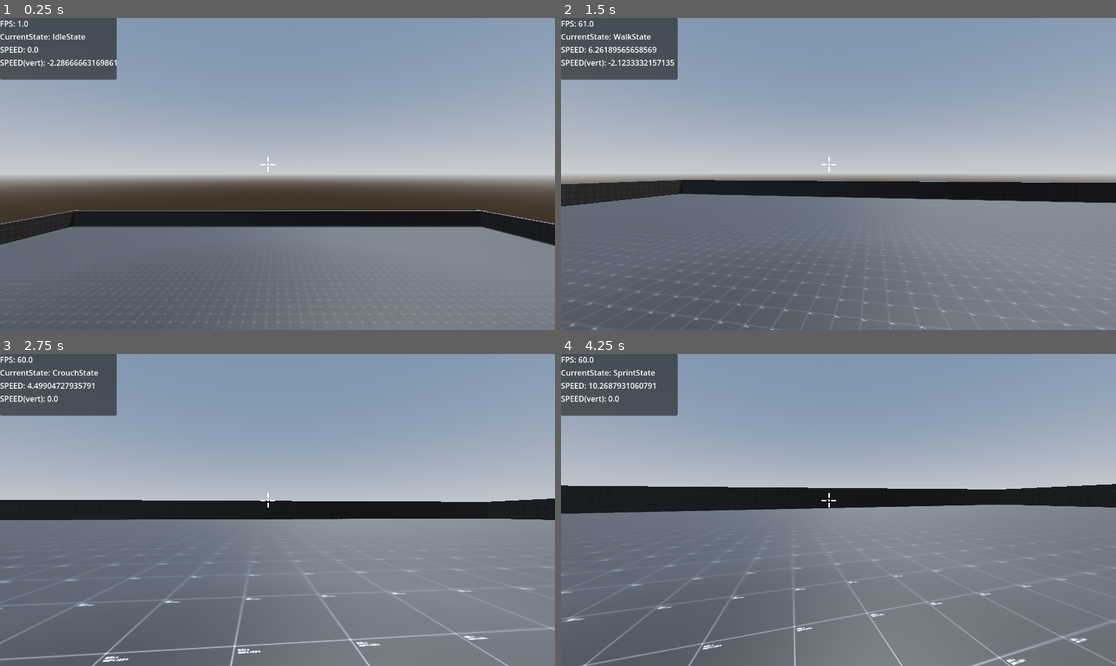
Above: before the commit, frames 1-4 (two rows, left to right).
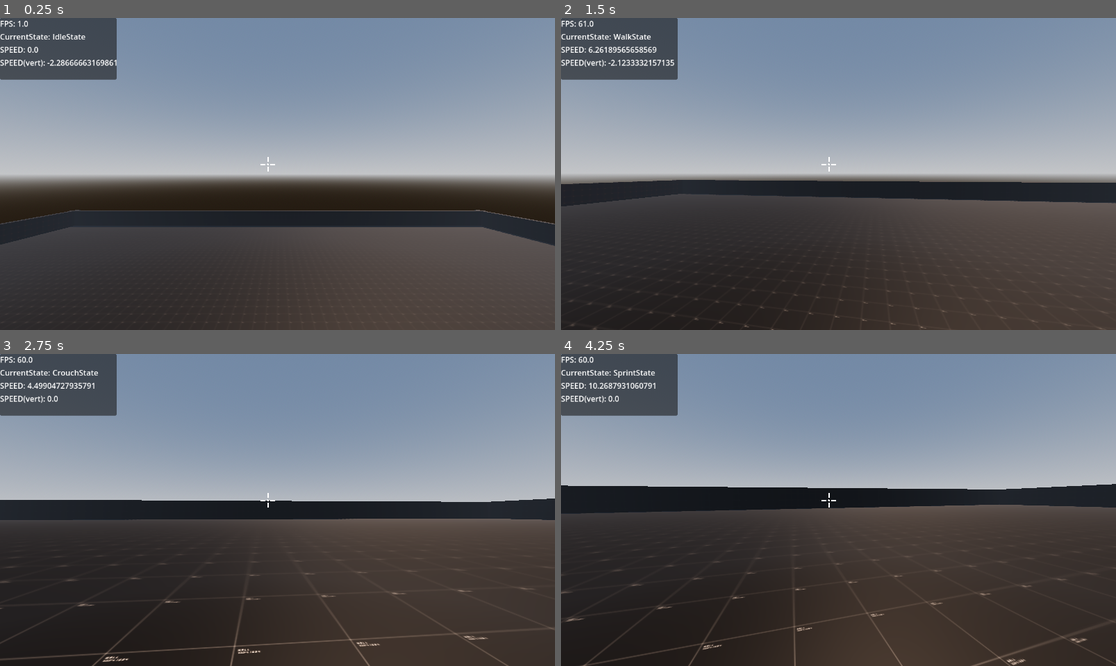
Above: after the commit, the same moments.

Repository: indieAYUSH/Godot-4.X-FPS-CONTROLLER-WITH-STATE-MACHINE-AND-INTERACTION-SYSTEM
Game: Godot game, scene res://Demo/prototyping_demo.tscn
The game is run twice, just before and just after one commit, with the same random seed, the same clock (stepped at 60 frames per second) and the same inputs.
Inputs (mouse positions are in pixels of both pictures, inside the frame that each line leads up to):
- Up to frame 1 (0.25 s): no input
- Up to frame 2 (1.5 s): move the mouse to (866, 174) at 0.52 s; hold W (forward) from 0.53 s (still down); tap X (Dash) at 0.6 s; tap Space (jump) at 0.77 s; move the mouse to (810, 174) at 1.27 s; tap S (baackward) at 1.35 s
- Up to frame 3 (2.75 s): keep holding W (forward); tap Space (jump) at 1.52 s; move the mouse to (288, 503) at 2.02 s; hold C (crouch) from 2.03 s (still down)
- Up to frame 4 (4.25 s): keep holding W (forward); move the mouse to (832, 516) at 2.77 s; release C (crouch) at 2.78 s; tap E (interact) at 2.85 s; tap Space (jump) at 3.02, 3.77 s; move the mouse to (877, 513) at 3.52 s; hold Shift (sprint) from 3.53 s (still down)

The runs differ from the first frame. In frame 1, 38% of the frame differs, in the area x 0-100%, y 54-100%; in frame 2, 42%; in frame 3, 47%; in frame 4, 50%, in the area x 0-100%, y 48-100%.

Commit message:
Dual_way_door_scene_setup

Diff:
--- /dev/null
+++ b/(-fsm)--fpp-controller-v2/Demo/enviroment_object/dual_way_door.tscn
@@ -0,0 +1,121 @@
+[gd_scene load_steps=13 format=3 uid="uid://dyci3vj4srr0l"]
+
+[ext_resource type="Script" uid="uid://de4h7qj4u7jy3" path="res://Demo/enviroment_object/scripts/AnimatableDoors.gd" id="1_i1ibe"]
+[ext_resource type="Script" uid="uid://pdgu0t75jx23" path="res://InterractionSystem/scripts/InteractionComponent.gd" id="2_i0dpo"]
+[ext_resource type="Script" uid="uid://d0bdsxl84aamu" path="res://InterractionSystem/scripts/DoorComponenet.gd" id="3_v5sqt"]
+[ext_resource type="PackedScene" uid="uid://bmt3rgiwwe4ea" path="res://Demo/enviroment_object/door_wall.tscn" id="4_vuleh"]
+
+[sub_resource type="Animation" id="Animation_i1ibe"]
+resource_name = "open_1"
+length = 0.3
+tracks/0/type = "value"
+tracks/0/imported = false
+tracks/0/enabled = true
+tracks/0/path = NodePath(".:rotation")
+tracks/0/interp = 1
+tracks/0/loop_wrap = true
+tracks/0/keys = {
+"times": PackedFloat32Array(0, 0.3),
+"transitions": PackedFloat32Array(1, 1),
+"update": 0,
+"values": [Vector3(0, 0, 0), Vector3(0, 1.5707964, 0)]
+}
+
+[sub_resource type="Animation" id="Animation_i0dpo"]
+length = 0.001
+tracks/0/type = "value"
+tracks/0/imported = false
+tracks/0/enabled = true
+tracks/0/path = NodePath(".:rotation")
+tracks/0/interp = 1
+tracks/0/loop_wrap = true
+tracks/0/keys = {
+"times": PackedFloat32Array(0),
+"transitions": PackedFloat32Array(1),
+"update": 0,
+"values": [Vector3(0, 0, 0)]
+}
+
+[sub_resource type="Animation" id="Animation_v5sqt"]
+resource_name = "open_2"
+length = 0.3
+tracks/0/type = "value"
+tracks/0/imported = false
+tracks/0/enabled = true
+tracks/0/path = NodePath(".:rotation")
+tracks/0/interp = 1
+tracks/0/loop_wrap = true
+tracks/0/keys = {
+"times": PackedFloat32Array(0, 0.3),
+"transitions": PackedFloat32Array(1, 1),
+"update": 0,
+"values": [Vector3(0, 0, 0), Vector3(0, -1.5707964, 0)]
+}
+
+[sub_resource type="Animation" id="Animation_vuleh"]
+resource_name = "close_2"
+length = 0.3
+tracks/0/type = "value"
+tracks/0/imported = false
+tracks/0/enabled = true
+tracks/0/path = NodePath(".:rotation")
+tracks/0/interp = 1
+tracks/0/loop_wrap = true
+tracks/0/keys = {
+"times": PackedFloat32Array(0.16666667),
+"transitions": PackedFloat32Array(1),
+"update": 0,
+"values": [Vector3(0, 0, 0)]
+}
+
+[sub_resource type="AnimationLibrary" id="AnimationLibrary_ji0i7"]
+_data = {
+&"RESET": SubResource("Animation_i0dpo"),
+&"close_2": SubResource("Animation_vuleh"),
+&"open_1": SubResource("Animation_i1ibe"),
+&"open_2": SubResource("Animation_v5sqt")
+}
+
+[sub_resource type="ConvexPolygonShape3D" id="ConvexPolygonShape3D_ji0i7"]
+points = PackedVector3Array(-1.025, -1.5, -0.065, -1.025, -1.5, 0.065, -1.025, 1.5, -0.065, 1.025, -1.5, -0.065, 1.025, -1.5, 0.065, -1.025, 1.5, 0.065, 1.025, 1.5, -0.065, 1.025, 1.5, 0.065)
+
+[sub_resource type="StandardMaterial3D" id="StandardMaterial3D_cj436"]
+diffuse_mode = 3
+specular_mode = 1
+albedo_color = Color(1, 0.2784314, 0, 1)
+roughness = 0.0
+
+[sub_resource type="BoxMesh" id="BoxMesh_cj436"]
+material = SubResource("StandardMaterial3D_cj436")
+size = Vector3(2.05, 3, 0.13)
+
+[node name="Dual_Way_Door" type="Node3D"]
+
+[node name="AnimatableDoors" type="AnimatableBody3D" parent="."]
+transform = Transform3D(1, 0, 0, 0, 1, 0, 0, 0, 1, -1.1308774, 1.3748157, 0)
+script = ExtResource("1_i1ibe")
+metadata/_custom_type_script = "uid://de4h7qj4u7jy3"
+
+[node name="InteractionComponent" type="Node" parent="AnimatableDoors"]
+script = ExtResource("2_i0dpo")
+metadata/_custom_type_script = "uid://pdgu0t75jx23"
+
+[node name="DoorComponent" type="Node" parent="AnimatableDoors"]
+script = ExtResource("3_v5sqt")
+metadata/_custom_type_script = "uid://d0bdsxl84aamu"
+
+[node name="AnimationPlayer" type="AnimationPlayer" parent="AnimatableDoors"]
+libraries = {
+&"": SubResource("AnimationLibrary_ji0i7")
+}
+
+[node name="CollisionShape3D" type="CollisionShape3D" parent="AnimatableDoors"]
+transform = Transform3D(1, 0, 0, 0, 1, 0, 0, 0, 1, 1.1308774, 0.1251843, 0)
+shape = SubResource("ConvexPolygonShape3D_ji0i7")
+
+[node name="Door" type="MeshInstance3D" parent="AnimatableDoors"]
+transform = Transform3D(1, 0, 0, 0, 1, 0, 0, 0, 1, 1.1308774, 0.1251843, 0)
+mesh = SubResource("BoxMesh_cj436")
+
+[node name="DoorWall" parent="." instance=ExtResource("4_vuleh")]
+transform = Transform3D(1, 0, 0, 0, 1, 0, 0, 0, 1, 0, 2, 0)
--- a/(-fsm)--fpp-controller-v2/Demo/prototyping_demo.tscn
+++ b/(-fsm)--fpp-controller-v2/Demo/prototyping_demo.tscn
@@ -12,6 +12,7 @@
 [ext_resource type="PackedScene" uid="uid://bndf836cxq3jw" path="res://Demo/enviroment_object/ball.tscn" id="10_ty24u"]
 [ext_resource type="PackedScene" uid="uid://j082prroqfpj" path="res://Demo/rigid_boxes.tscn" id="11_jipm5"]
 [ext_resource type="PackedScene" uid="uid://byb78iggbxjwv" path="res://Demo/enviroment_object/sliding_doors.tscn" id="12_jipm5"]
+[ext_resource type="PackedScene" uid="uid://dyci3vj4srr0l" path="res://Demo/enviroment_object/dual_way_door.tscn" id="13_4exgu"]
 
 [sub_resource type="ProceduralSkyMaterial" id="ProceduralSkyMaterial_psk1g"]
 sky_horizon_color = Color(0.662243, 0.671743, 0.686743, 1)
@@ -23,7 +24,20 @@
 [sub_resource type="Environment" id="Environment_5entq"]
 background_mode = 2
 sky = SubResource("Sky_p8l25")
-tonemap_mode = 2
+ambient_light_source = 3
+ambient_light_sky_contribution = 0.28
+tonemap_mode = 3
+tonemap_white = 2.55
+glow_normalized = true
+glow_intensity = 0.54
+glow_bloom = 0.35
+glow_blend_mode = 1
+fog_enabled = true
+fog_sun_scatter = 1.0
+fog_density = 0.002
+fog_sky_affect = 0.0
+volumetric_fog_density = 0.008
+volumetric_fog_sky_affect = 0.0
 
 [sub_resource type="StandardMaterial3D" id="StandardMaterial3D_ik3e0"]
 albedo_texture = ExtResource("3_84e1l")
@@ -99,6 +113,7 @@
 
 [node name="DirectionalLight3D" type="DirectionalLight3D" parent="."]
 transform = Transform3D(-0.86602354, -0.43301603, 0.25000075, 0.043865036, 0.43227336, 0.90067524, -0.49807546, 0.7909722, -0.35536462, 0, 5.9353857, 0)
+light_color = Color(1, 0.8392764, 0.7079702, 1)
 shadow_enabled = true
 
 [node name="floor" type="Node3D" parent="."]
@@ -241,3 +256,6 @@
 
 [node name="SlidingDoors" parent="Map" instance=ExtResource("12_jipm5")]
 transform = Transform3D(1, 0, 0, 0, 1, 0, 0, 0, 1, 0, 0.48313665, 0)
+
+[node name="Dual_Way_Door" parent="Map" instance=ExtResource("13_4exgu")]
+transform = Transform3D(1, 0, 0, 0, 1, 0, 0, 0, 1, 0, 0.4572782, 5.4799995)
Not shown: 1 places in (-fsm)--fpp-controller-v2/Demo/prototyping_demo.tscn that only renumber resources
